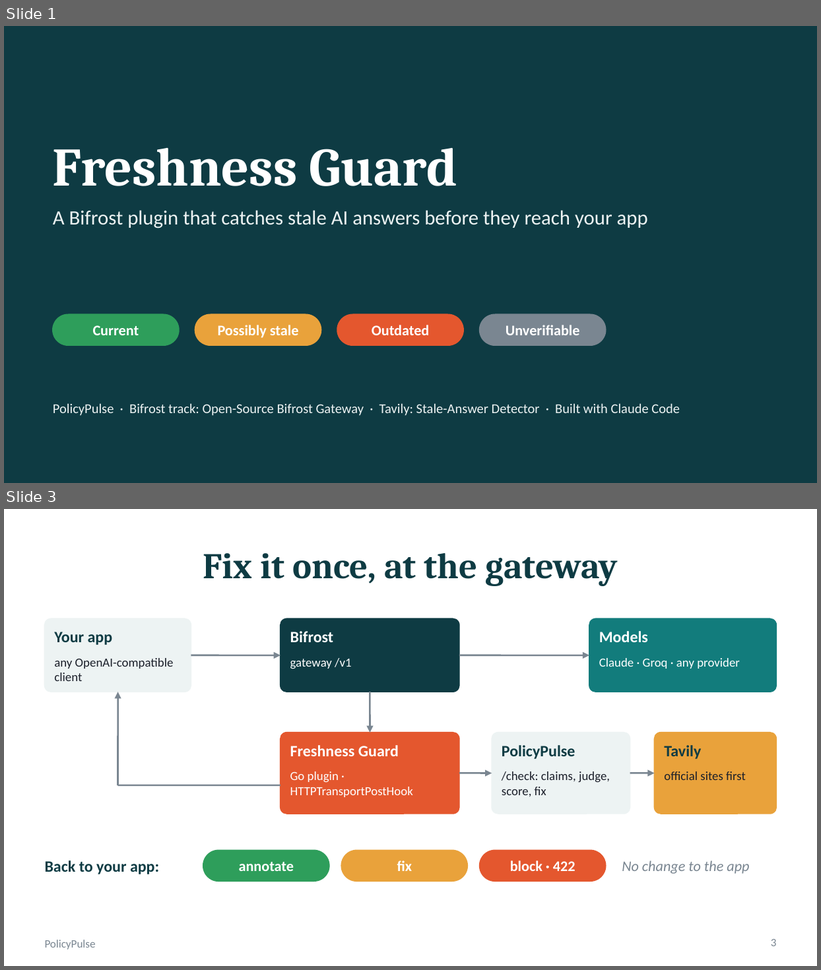
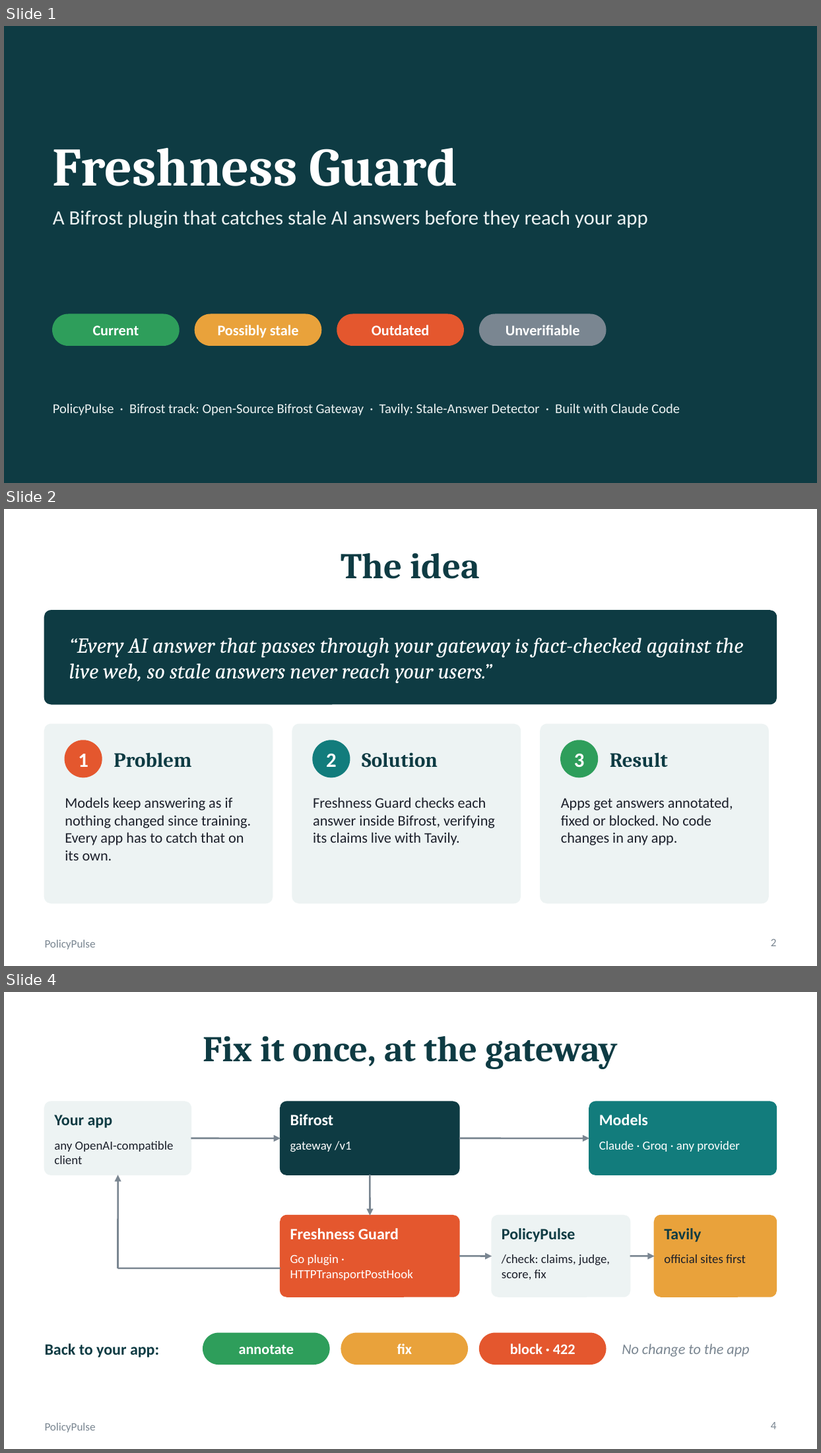
Before and after one commit to sxdkling-ops/policypulse, a slide deck: docs/PolicyPulse_Deck.pptx. Shown one above the other, each under a label of ours: slides 1 and 3 before the commit, slides 1, 2 and 4 after it; the slides between them are not shown. The pictures are 821x970 and 821x1453 pixels, drawn with LibreOffice and Linux fonts; fonts in the diff are those of the drawing. Boxes give left, top, right and bottom in pixels: in the first picture for what was removed or moved away, otherwise in the second. Text is boxed around its words. In the diff, an @@ line names an element or a change of style, - is before the commit and + after.

Commit message:
Add idea explainer to the demo video and deck; use real images in the README

```diff
--- a/docs/PolicyPulse_Deck.pptx
+++ b/docs/PolicyPulse_Deck.pptx
@@ slide 2 added at (x1=4, y1=509, x2=817, y2=966), background #FFFFFF; not listed: 1 template element that a slide beside it also shows @@
@@ title added at (x1=341, y1=553, x2=480, y2=579), 32 pt, text #0E3B43, bold @@
+The idea
@@ rounded rectangle added at (x1=45, y1=611, x2=776, y2=704), fill #0E3B43, outline #0E3B43 1 pt @@
@@ text added at (x1=69, y1=638, x2=744, y2=683), 19 pt, text #FFFFFF, italic @@
+“Every AI answer that passes through your gateway is fact-checked against the live web, so stale answers never reach your users.”
@@ rounded rectangle added at (x1=45, y1=724, x2=273, y2=904), fill #EDF3F3, outline #EDF3F3 1 pt @@
@@ rounded rectangle added at (x1=292, y1=724, x2=520, y2=904), fill #EDF3F3, outline #EDF3F3 1 pt @@
@@ rounded rectangle added at (x1=541, y1=724, x2=768, y2=904), fill #EDF3F3, outline #EDF3F3 1 pt @@
@@ ellipse added at (x1=65, y1=741, x2=102, y2=778), fill #E4572E, outline #E4572E 1 pt @@
@@ ellipse added at (x1=313, y1=741, x2=350, y2=778), fill #127C7C, outline #127C7C 1 pt @@
@@ ellipse added at (x1=561, y1=741, x2=597, y2=778), fill #2E9E5B, outline #2E9E5B 1 pt @@
@@ text added at (x1=78, y1=754, x2=88, y2=767), 18 pt, text #FFFFFF, bold @@
+1
@@ text added at (x1=114, y1=753, x2=191, y2=768), 18 pt, text #0E3B43, bold @@
+Problem
@@ text added at (x1=326, y1=754, x2=337, y2=767), 18 pt, text #FFFFFF, bold @@
+2
@@ text added at (x1=362, y1=753, x2=438, y2=768), 18 pt, text #0E3B43, bold @@
+Solution
@@ text added at (x1=574, y1=754, x2=585, y2=768), 18 pt, text #FFFFFF, bold @@
+3
@@ text added at (x1=610, y1=753, x2=668, y2=768), 18 pt, text #0E3B43, bold @@
+Result
@@ text added at (x1=65, y1=797, x2=251, y2=861), 13 pt, text #1B1F2A @@
+Models keep answering as if nothing changed since training. Every app has to catch that on its own.
@@ text added at (x1=313, y1=797, x2=495, y2=846), 13 pt, text #1B1F2A @@
+Freshness Guard checks each answer inside Bifrost, verifying its claims live with Tavily.
@@ text added at (x1=561, y1=797, x2=733, y2=846), 13 pt, text #1B1F2A @@
+Apps get answers annotated, fixed or blocked. No code changes in any app.
@@ page number added at (x1=771, y1=939, x2=777, y2=947), 10 pt, text #7A8691 @@
+2
@@ what was slide 3 is now slide 4 @@
@@ page number at (x1=771, y1=1422, x2=777, y2=1430): text changed @@
-3
+4
```
Also in this commit, not shown: 2 slides changed, 1 other slide added, 4 other files.
